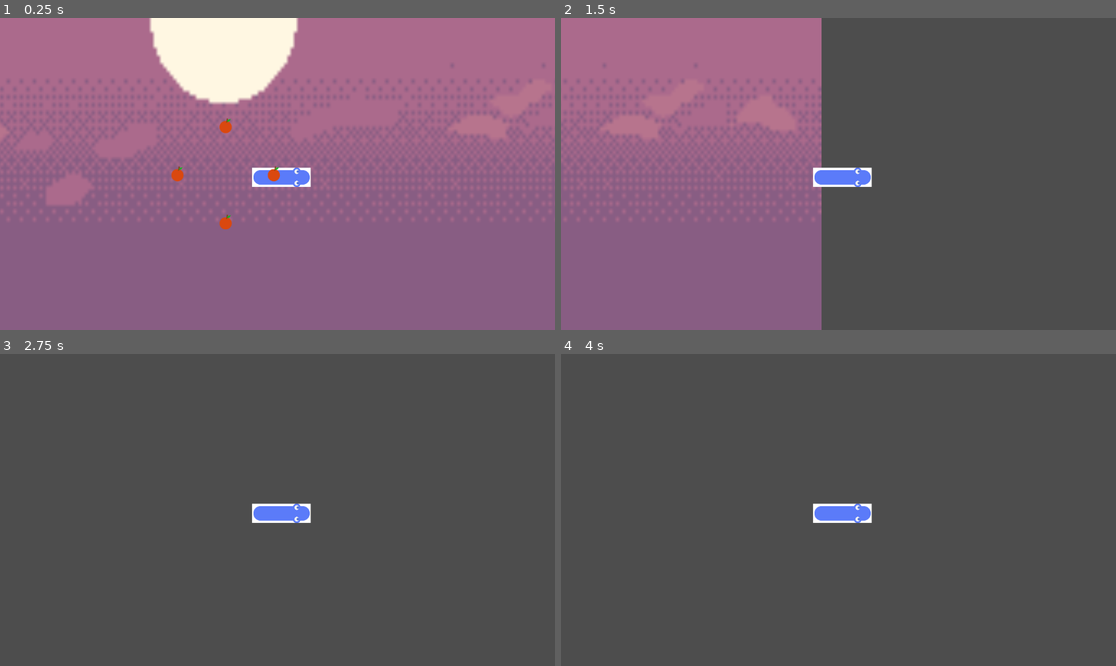
Above: before the commit, frames 1-4 (two rows, left to right).
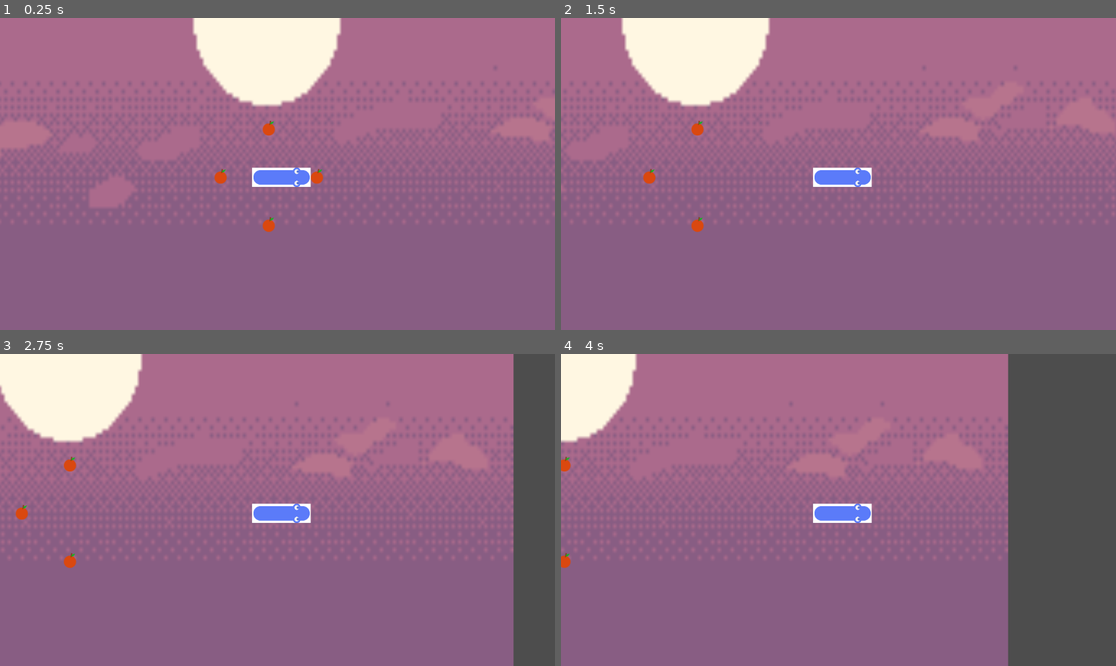
Above: after the commit, the same moments.

Repository: gitmontessori/silther.io-copy
Game: Godot game, scene res://main_scene.tscn
The game is run twice, just before and just after one commit, with the same random seed, the same clock (stepped at 60 frames per second) and the same inputs.
Inputs (mouse positions are in pixels of both pictures, inside the frame that each line leads up to):
- Up to frame 1 (0.25 s): no input
- Up to frame 2 (1.5 s): move the mouse to (960, 158) at 0.52 s; press the mouse at (960, 158) at 0.53 s; tap Left (w_lewo) at 0.8, 1.35 s; move the mouse to (727, 189) at 1.27 s; release the mouse at (727, 189) at 1.28 s
- Up to frame 3 (2.75 s): tap Right (w_prawo) at 1.55 s; move the mouse to (333, 441) at 2.02 s; hold Right (w_prawo) from 2.03 s (still down); click (333, 441) at 2.3 s
- Up to frame 4 (4 s): move the mouse to (810, 572) at 2.77 s; release Right (w_prawo) at 2.78 s; click (810, 572) at 2.85 s; tap Left (w_lewo) at 3.05 s; move the mouse to (1005, 556) at 3.52 s; hold Left (w_lewo) from 3.53 s (still down); tap Right (w_prawo) at 3.8 s

The runs differ from the first frame. In frame 1, 8.5% of the frame differs, in the area x 0-100%, y 0-69%; in frame 2, 60%; in frame 3, 92%, in the area x 0-93%, y 0-100%; in frame 4, 80%.

Commit message:
school update 1.0

Diff:
--- a/godot/apple.gd
+++ b/godot/apple.gd
@@ -9,7 +9,9 @@
 func _process(delta):
 	pass
 
-func _on_area_2d_area_entered(body):
-	if body.is_in_group() == 'gracz':
-		print('colision')
+
+
+
+func _on_apple_body_entered(body):
+	if body.is_in_group("gracz"):
 		queue_free()
--- a/godot/apple.tscn
+++ b/godot/apple.tscn
@@ -6,16 +6,16 @@
 [sub_resource type="RectangleShape2D" id="RectangleShape2D_8roe4"]
 size = Vector2(25, 31)
 
-[node name="apple" type="Node2D"]
+[node name="apple" type="Node2D" groups=["apple"]]
 script = ExtResource("1_0pixi")
 
 [node name="Apple" type="Sprite2D" parent="."]
 texture = ExtResource("1_j0gfk")
 
-[node name="apple" type="Area2D" parent="."]
+[node name="apple" type="Area2D" parent="." groups=["apple"]]
 
-[node name="CollisionShape2D" type="CollisionShape2D" parent="apple"]
+[node name="CollisionShape2D" type="CollisionShape2D" parent="apple" groups=["apple"]]
 position = Vector2(0.5, -0.5)
 shape = SubResource("RectangleShape2D_8roe4")
 
-[connection signal="area_entered" from="apple" to="." method="_on_area_2d_area_entered"]
+[connection signal="body_entered" from="apple" to="." method="_on_apple_body_entered"]
--- a/godot/gracz.gd
+++ b/godot/gracz.gd
@@ -2,24 +2,44 @@
 
 var lenght = 10
 var speed_rotating = 300
-var speed_moving = 500
-var direction = 0
+var speed_moving = 100
+var direction_angle = 0
+var direction_to_calculate_angle = 0
+var direction_to_move_angle = 0
+var direction_calculated = calculate_direction(direction_to_calculate_angle, direction_angle)
 var segment_gracza = load("res://segment_gracza.tscn")
 # Called when the node enters the scene tree for the first time.
 func _ready():
-	pass # Replace with function body.
+	pass
 
 
-func ruch():
+func calculate_direction(direction_input_angle, direction_angle):
+	if direction_input_angle > direction_angle:
+		direction_to_move_angle=+1
+	if direction_input_angle < direction_angle:
+		direction_to_move_angle=-1
+#	print(direction_to_move_angle)
+	return direction_to_move_angle
+
+
+func ruch(direction_angle):
+	""" Function for sprite movement """
+
+	#Arrow keys movement
 	if Input.is_action_pressed('w_lewo'):
-		$gracz_rigid_body.set_axis_velocity(Vector2.LEFT*speed_rotating)
+		direction_to_move_angle -=1
 	elif Input.is_action_pressed('w_prawo'):
-		$gracz_rigid_body.set_axis_velocity(Vector2.RIGHT*speed_rotating)
-	elif Input.is_action_pressed('przyspieszenie'):
-		speed_moving = 800
+		direction_to_move_angle +=1
+
+	#Mouse movement
+#	direction_to_move_angle = get_global_mouse_position() - global_position.normalized()
+
+	#Acceleration funcionality
+	if Input.is_action_pressed('przyspieszenie'):
+		speed_moving = 300
 	if not Input.is_action_pressed("przyspieszenie"):
-		speed_moving = 500
-	$gracz_rigid_body.set_axis_velocity(Vector2.from_angle(direction)*speed_moving)
+		speed_moving = 100
+	$gracz_rigid_body.set_axis_velocity(Vector2.from_angle(direction_angle)*speed_moving)
 
 
 func create_segment(number_of_segments):
@@ -29,11 +49,17 @@
 
 # Called every frame. 'delta' is the elapsed time since the previous frame.
 func _process(delta):
-	ruch()
+	$Timer.start()
+	ruch(direction_calculated)
 
 
 
-func _on_area_2d_area_entered(area):
-	if area == 'apple':
+func _on_area_2d_area_entered(body):
+	print('test')
+	if body.is_in_group("apple"):
 		lenght +=1
 		create_segment(1)
+
+
+func _on_timer_timeout():
+	var direction_calculated = calculate_direction(direction_to_calculate_angle, direction_angle)
--- a/godot/gracz.tscn
+++ b/godot/gracz.tscn
@@ -6,16 +6,16 @@
 [sub_resource type="RectangleShape2D" id="RectangleShape2D_8fni2"]
 size = Vector2(122, 41)
 
-[node name="gracz" type="Node2D"]
+[node name="gracz" type="Node2D" groups=["gracz"]]
 script = ExtResource("1_k8kak")
 
-[node name="gracz" type="Area2D" parent="."]
+[node name="gracz" type="Area2D" parent="." groups=["gracz"]]
 
 [node name="CollisionShape2D" type="CollisionShape2D" parent="gracz"]
 position = Vector2(8, 6.5)
 shape = SubResource("RectangleShape2D_8fni2")
 
-[node name="gracz_rigid_body" type="RigidBody2D" parent="."]
+[node name="gracz_rigid_body" type="RigidBody2D" parent="." groups=["gracz"]]
 gravity_scale = 0.0
 
 [node name="CollisionShape2D2" type="CollisionShape2D" parent="gracz_rigid_body"]
@@ -29,4 +29,8 @@
 [node name="Camera2D" type="Camera2D" parent="gracz_rigid_body"]
 scale = Vector2(0.884228, -2.90568)
 
+[node name="Timer" type="Timer" parent="."]
+wait_time = 0.1
+
 [connection signal="area_entered" from="gracz" to="." method="_on_area_2d_area_entered"]
+[connection signal="timeout" from="Timer" to="." method="_on_timer_timeout"]
--- a/godot/main_scene.tscn
+++ b/godot/main_scene.tscn
@@ -12,6 +12,7 @@
 texture = ExtResource("4_xsyp5")
 
 [node name="gracz" parent="Parallax-mountain-bg" instance=ExtResource("1_5qnv1")]
+position = Vector2(-0.44282, -0.610542)
 scale = Vector2(0.147607, 0.12211)
 
 [node name="apple2" parent="Parallax-mountain-bg" instance=ExtResource("3_sv2vy")]
